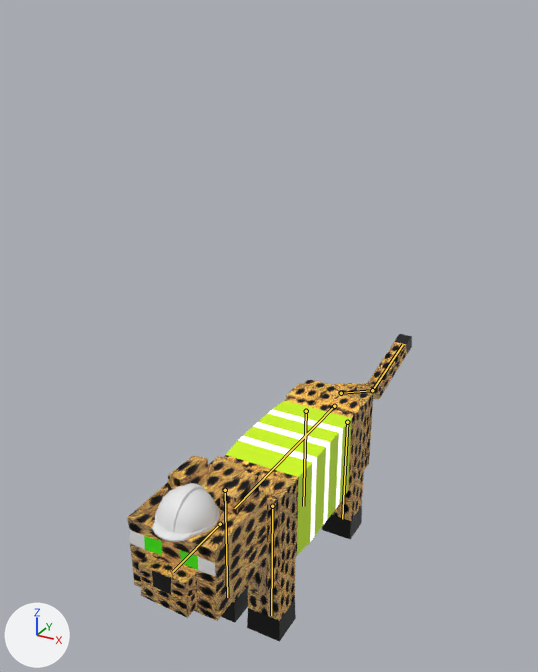
Renders of the Blender file Assets/ElectricalVRTests/Prefabs/ocelot (1).blend from each side of a commit.
One viewpoint serves both versions: a camera (50 mm lens) standing at (3.88, -7.65, 6.06) and looking at (-0.6, 0.48, 2.0). The lights are fixed; the arrows at lower left show +X, +Y and +Z. The bones that bend it are drawn over the model as lines.
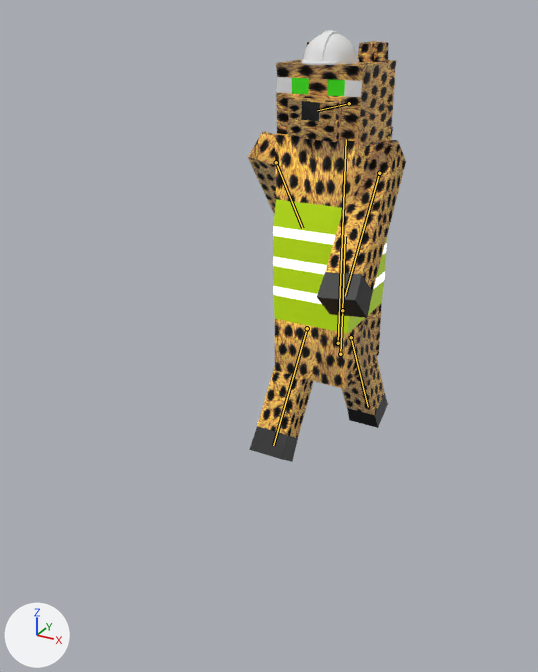
The newer file adds an action. The first version stands in its rest pose; the second is drawn at frame 30 of the action 'StraightWalk'.

The edits, one by one:
Bone 'Bone' (bone_bone) moves from (0.0, 0.0, 0.0) to (0.0, -0.02, -1.02).
Bone 'Bone' (bone_bone) turns from (0, 0, 0) to (-89, 0, 0) degrees about its own x, y and z.
Bone 'Bone.001' (bone_bone_001) moves from (0.0, 0.0, 0.0) to (0.0, 0.11, -0.06).
Bone 'Bone.001' (bone_bone_001) turns from (0, 0, 0) to (90, 0, 0) degrees about its own x, y and z.
Bone 'Bone.005' (bone_bone_005) moves from (0.0, 0.0, 0.0) to (0.29, 0.34, -0.01).
Bone 'Bone.005' (bone_bone_005) turns from (0, 0, 0) to (44, 6, 0) degrees about its own x, y and z.
Bone 'Bone.006' (bone_bone_006) moves from (0.0, 0.0, 0.0) to (0.0, 0.32, 0.0).
Bone 'Bone.006' (bone_bone_006) turns from (0, 0, 0) to (119, 0, 0) degrees about its own x, y and z.
Bone 'Bone.007' (bone_bone_007) moves from (0.0, 0.0, 0.0) to (-0.48, 0.34, -0.01).
Bone 'Bone.007' (bone_bone_007) turns from (0, 0, 0) to (134, -9, 0) degrees about its own x, y and z.
Bone 'Bone.008' (bone_bone_008) moves from (0.0, 0.0, 0.0) to (0.0, 0.32, 0.0).
Bone 'Bone.008' (bone_bone_008) turns from (0, 0, 0) to (55, 0, 0) degrees about its own x, y and z.
Bone 'Bone.002' (bone_bone_002) turns from (0, 0, 0) to (119, -20, -11) degrees about its own x, y and z.

Where the change shows, as pixel boxes (x1, y1, x2, y2) in the pictures (538 x 672 px):
'Cube', posed: before (223, 379, 373, 596); after (273, 127, 393, 389)
'Cube.001', posed (14% narrower, 38% shorter): before (127, 474, 268, 621); after (276, 59, 397, 150)
'Cube.007', posed (76% wider): before (247, 470, 297, 642); after (317, 140, 406, 318)
'Cube.009', posed: before (322, 394, 368, 539); after (341, 316, 388, 428)
'Cube.004', posed (8% narrower, 29% shorter): before (138, 554, 198, 618); after (287, 97, 342, 142)
'Sphere', posed (14% narrower, 40% shorter): before (152, 483, 220, 542); after (301, 30, 359, 65)
'Cube.008', posed: before (286, 383, 326, 404); after (249, 366, 314, 462)
'Cube.003', posed: before (168, 456, 259, 515); after (307, 41, 388, 62)
'Cube.002', posed: before (208, 456, 249, 623); after (248, 131, 276, 214)
'Cube.006', posed (not visible afterwards): before (368, 334, 412, 399)
bone 'Bone', root to tip: before (334, 406) to (234, 508); after (338, 343) to (346, 139)
bone 'Bone.001', root to tip: before (220, 524) to (172, 572); after (349, 103) to (317, 110)
bone 'Bone.005', root to tip: before (272, 506) to (271, 615); after (379, 173) to (345, 296)
bone 'Bone.006', root to tip: before (347, 422) to (342, 519); after (351, 337) to (368, 407)
bone 'Bone.007', root to tip: before (225, 490) to (227, 597); after (276, 162) to (302, 228)
bone 'Bone.008', root to tip: before (306, 411) to (303, 506); after (307, 328) to (273, 445)
bone 'Bone.002', root to tip: before (341, 393) to (372, 390); after (340, 354) to (342, 310)
